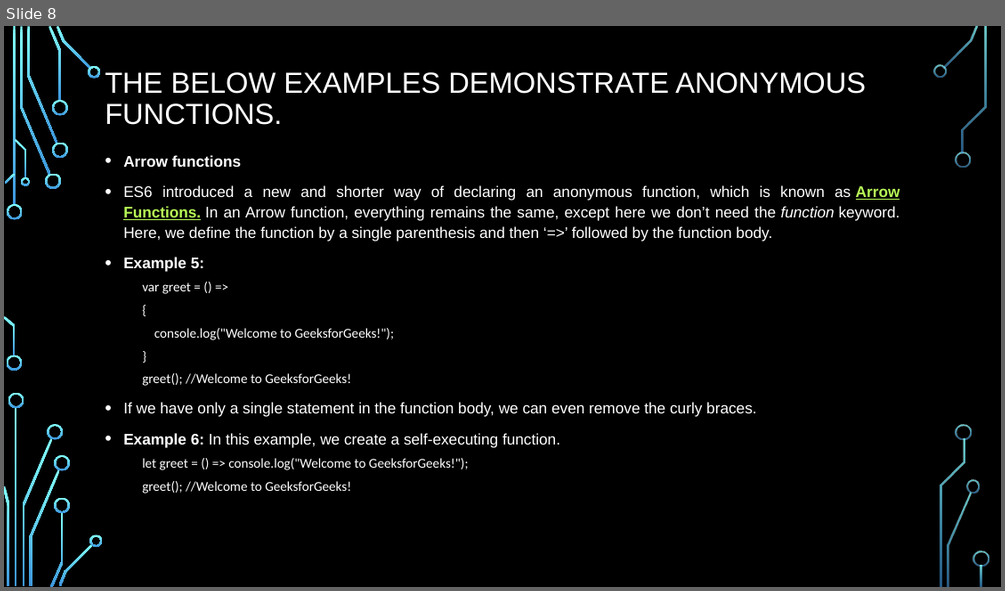
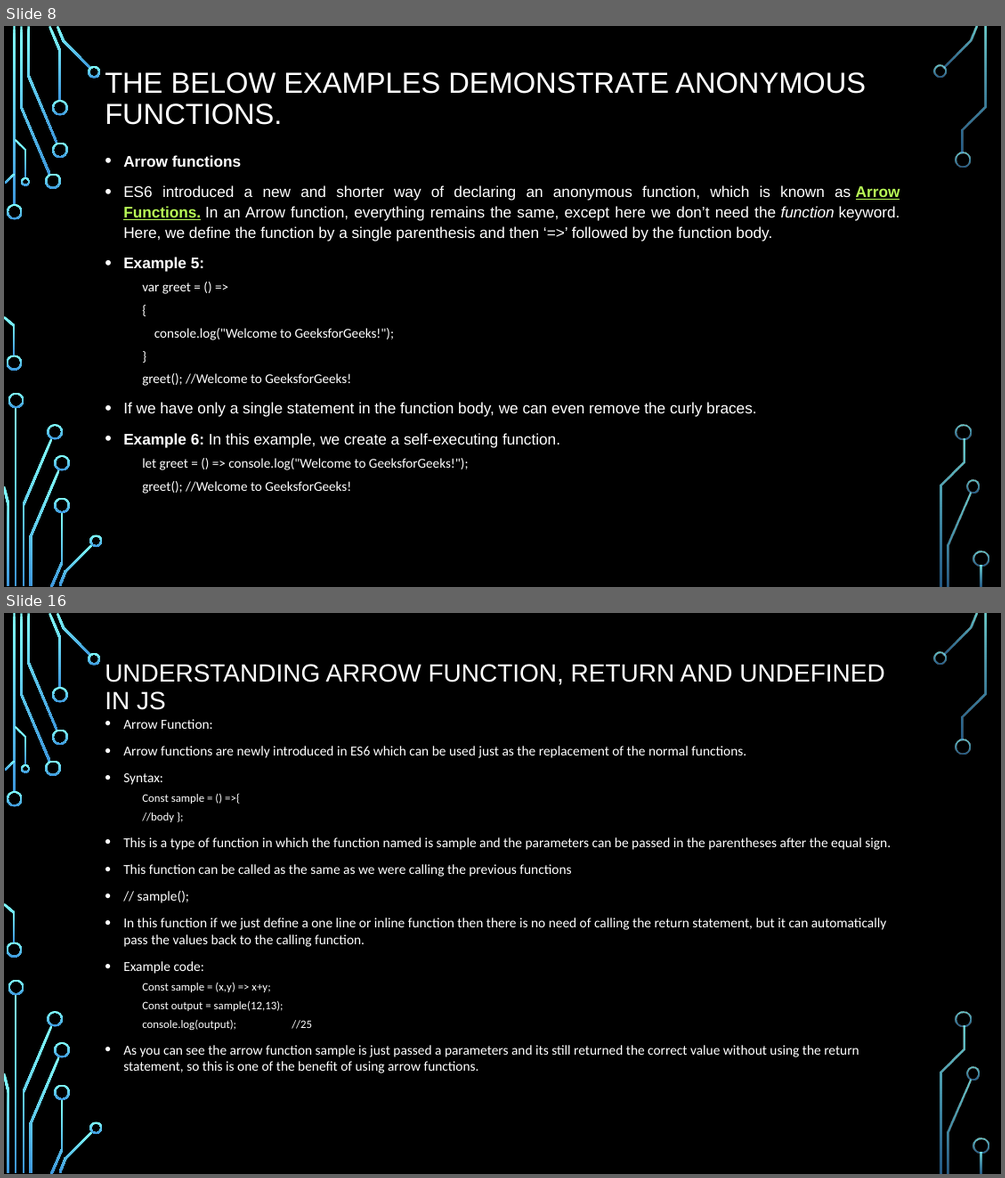
Before and after one commit to PramodJana/JavaScript, a slide deck: GFG JS Course Curriculam/Articles/003 Funtional Programming.pptx. Shown one above the other, each under a label of ours: slide 8 before the commit, slides 8 and 16 after it; the slides between them are not shown. The pictures are 1005x591 and 1005x1178 pixels, drawn with LibreOffice and Linux fonts; fonts in the diff are those of the drawing; background and template pictures are left out. Boxes give left, top, right and bottom in pixels: in the first picture for what was removed or moved away, otherwise in the second. Text is boxed around its words. In the diff, an @@ line names an element or a change of style, - is before the commit and + after.

```diff
--- a/GFG JS Course Curriculam/Articles/003 Funtional Programming.pptx
+++ b/GFG JS Course Curriculam/Articles/003 Funtional Programming.pptx
@@ slide 16 added at bbox=[4, 613, 1001, 1174], background picture (left out); not listed: 36 template elements that a slide beside it also shows @@
@@ title added at bbox=[105, 664, 884, 710], 24 pt, text #FFFFFF @@
+UNDERSTANDING ARROW FUNCTION, RETURN AND UNDEFINED IN JS
@@ text added at bbox=[123, 719, 890, 1073], 13.2 pt, text #FFFFFF @@
+• Arrow Function:
+• Arrow functions are newly introduced in ES6 which can be used just as the replacement of the normal functions.
+• Syntax:
+  Const sample = () =>{
+  //body };
+• This is a type of function in which the function named is sample and the parameters can be passed in the parentheses after the equal sign.
+• This function can be called as the same as we were calling the previous functions
+• // sample();
+• In this function if we just define a one line or inline function then there is no need of calling the return statement, but it can automatically pass the values back to the calling function.
+• Example code:
+  Const sample = (x,y) => x+y;
+  Const output = sample(12,13);
+  console.log(output); //25
+• As you can see the arrow function sample is just passed a parameters and its still returned the correct value without using the return statement, so this is one of the benefit of using arrow functions.
```
Also in this commit, not shown: 7 other slides added, 8 slides removed.
